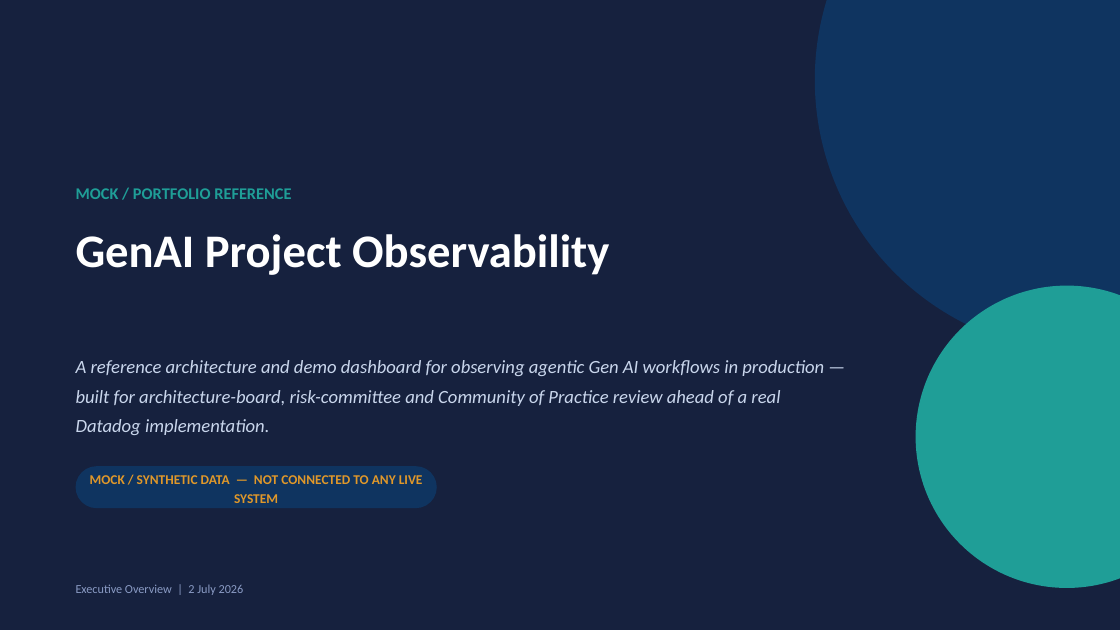
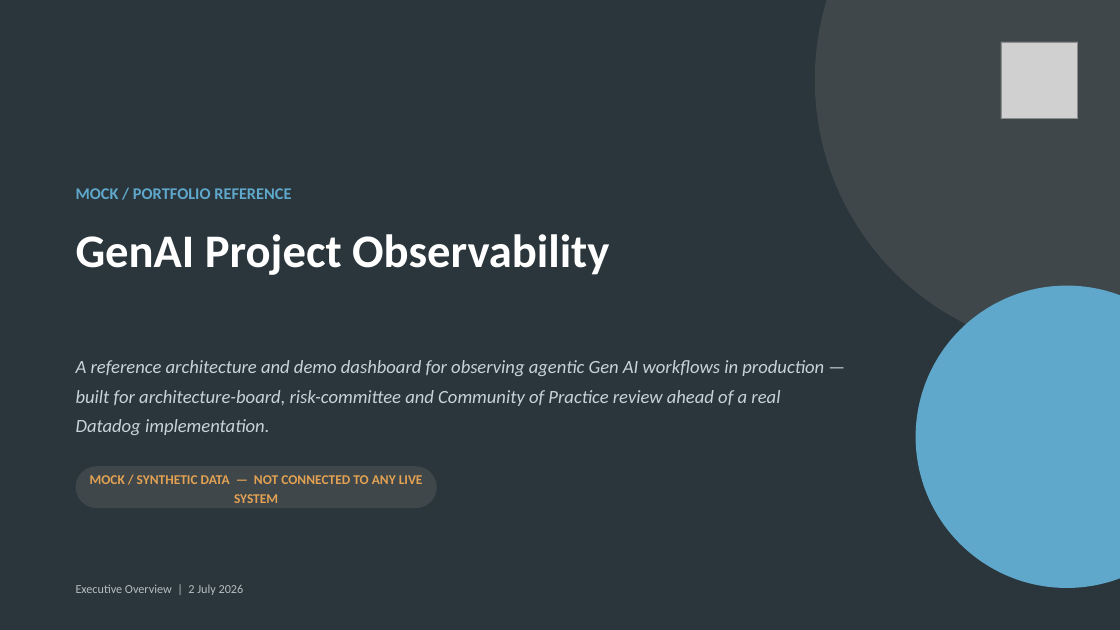
Before and after one commit to getamazednow/genai-observability-demo, a slide deck: slide 1 of training/slides/GenAI-Observability-Exec-Overview.pptx. Drawn at 1120x630 pixels with LibreOffice and Linux fonts; fonts in the diff are those of the drawing; grey boxes stand for pictures. Boxes give left, top, right and bottom in pixels: in the first picture for what was removed or moved away, otherwise in the second. Text is boxed around its words. In the diff, an @@ line names an element or a change of style, - is before the commit and + after.

Commit message:
Rebrand training artefacts with Getamazednow AI Design System v1.0
- Both decks: navy/teal palette remapped to Ink/Signal/Stone brand tokens,
  Poppins headings, brand badge on title slides (layouts, masters, theme incl.)
- Training guide: heading/title colors to Ink + Signal-deep, theme fonts
  to Poppins (headings) / Inter (body); content untouched

```diff
--- a/training/slides/GenAI-Observability-Exec-Overview.pptx
+++ b/training/slides/GenAI-Observability-Exec-Overview.pptx
@@ background #16213E to #2A363B @@
@@ ellipse at (815, 0, 1120, 353): fill #0F3460 to #3F474A @@
@@ picture added at (1002, 42, 1079, 119) @@
@@ text "MOCK / PORTFOLIO REFERENCE" at (76, 188, 291, 199): text colour #1F9E97 to #5FA8CC @@
@@ ellipse at (916, 286, 1120, 588): fill #1F9E97 to #5FA8CC @@
@@ text "A reference architecture and demo ..." at (76, 360, 824, 435): text colour #C9D6EC to #C7D3D8 @@
@@ text "MOCK / SYNTHETIC DATA — ..." at (90, 475, 423, 503): text colour #E0982A to #E3A253 @@
@@ rounded rectangle at (76, 466, 437, 508): fill #0F3460 to #3F474A @@
@@ text "Executive Overview | 2 July ..." at (76, 584, 244, 595): text colour #8A9BC4 to #B7BEC2 @@
```
Also in this commit, not shown: 15 other slides changed, 2 other files.
